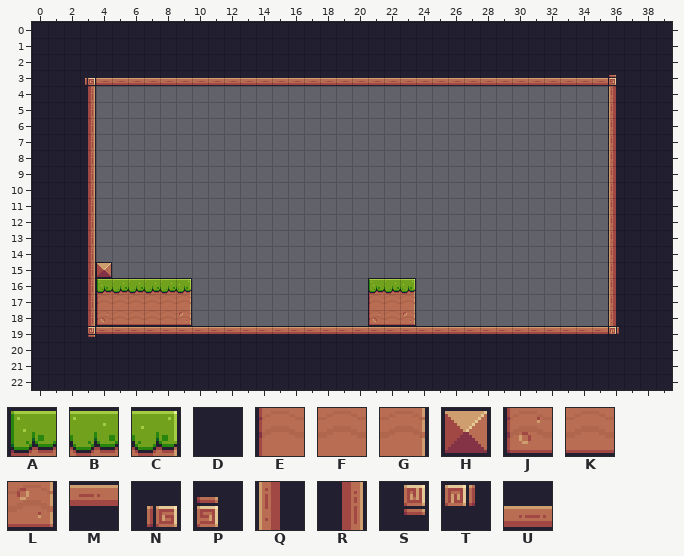
Tiled map -- assets/game/tiles/Level-01.tmx. The picture above was drawn from the file before the commit.
Cells are 16x16 px. Shown: x 0..39, y 0..22.
Key: from "Pixel Adventure": A 6, B 7, C 8, D 23, E 28, F 29, G 30, H 34, J 50, K 51, L 52, M 89, N 91, P 92, Q 110, R 112, S 113, T 114, U 133.
_ is an empty cell.
Layer "Background" before, first column x 0:
 0 DDDDDDDDDDDDDDDDDDDDDDDDDDDDDDDDDDDDDDDD
 1 DDDDDDDDDDDDDDDDDDDDDDDDDDDDDDDDDDDDDDDD
 2 DDDDDDDDDDDDDDDDDDDDDDDDDDDDDDDDDDDDDDDD
 3 DDDNUUUUUUUUUUUUUUUUUUUUUUUUUUUUUUUUPDDD
 4 DDDR________________________________QDDD
 5 DDDR________________________________QDDD
 6 DDDR________________________________QDDD
 7 DDDR________________________________QDDD
 8 DDDR________________________________QDDD
 9 DDDR________________________________QDDD
10 DDDR________________________________QDDD
11 DDDR________________________________QDDD
12 DDDR________________________________QDDD
13 DDDR________________________________QDDD
14 DDDR________________________________QDDD
15 DDDRH_______________________________QDDD
16 DDDRABBBBC___________ABC____________QDDD
17 DDDREFFFFG___________EFG____________QDDD
18 DDDRJKKKKL___________JKL____________QDDD
19 DDDSMMMMMMMMMMMMMMMMMMMMMMMMMMMMMMMMTDDD
20 DDDDDDDDDDDDDDDDDDDDDDDDDDDDDDDDDDDDDDDD
21 DDDDDDDDDDDDDDDDDDDDDDDDDDDDDDDDDDDDDDDD
22 DDDDDDDDDDDDDDDDDDDDDDDDDDDDDDDDDDDDDDDD
Once edited:
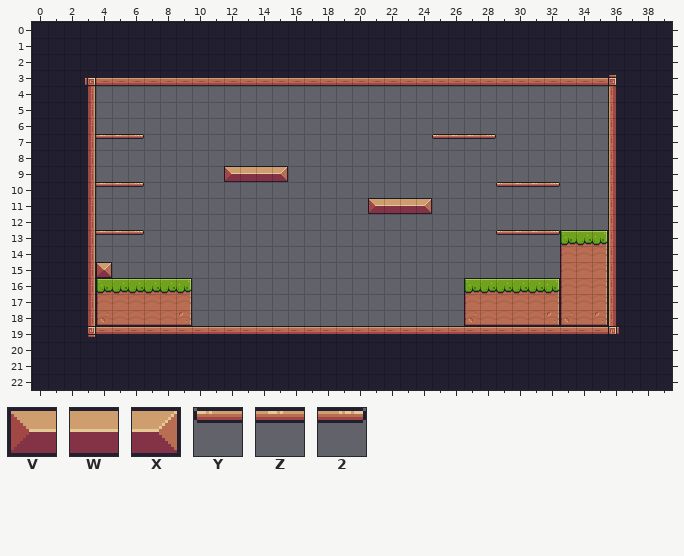
Further tiles: from "Pixel Adventure": V 12, W 13, X 14, Y 39, Z 40, 2 41.
Edits made:
Changed rows in their new state; . is an unchanged cell.
Layer "Background":
first column x 4:
 7 ZZ2..................YZZ2.......
 9 ........VWWX....................
10 ZZ2......................YZZ2...
11 .................VWWX...........
13 ZZ2......................YZZ2ABC
14 .............................EFG
15 .............................EFG
16 .................___...ABBBBCEFG
17 .................___...EFFFFGEFG
18 .................___...JKKKKLJKL
